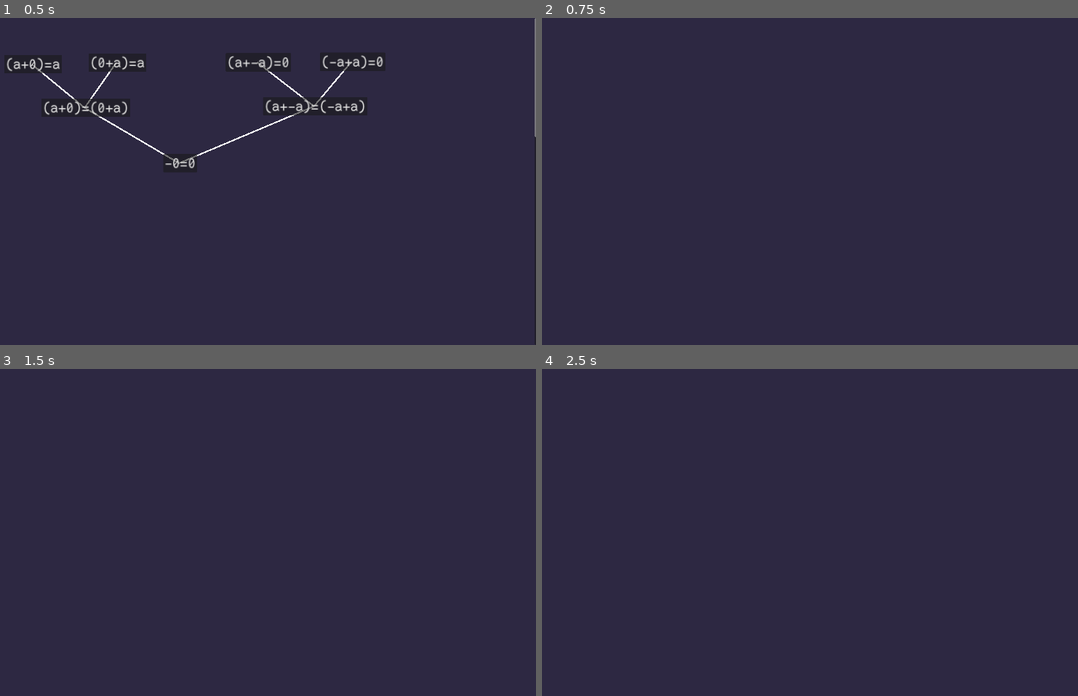
Above: before the commit, frames 1-4 (two rows, left to right).
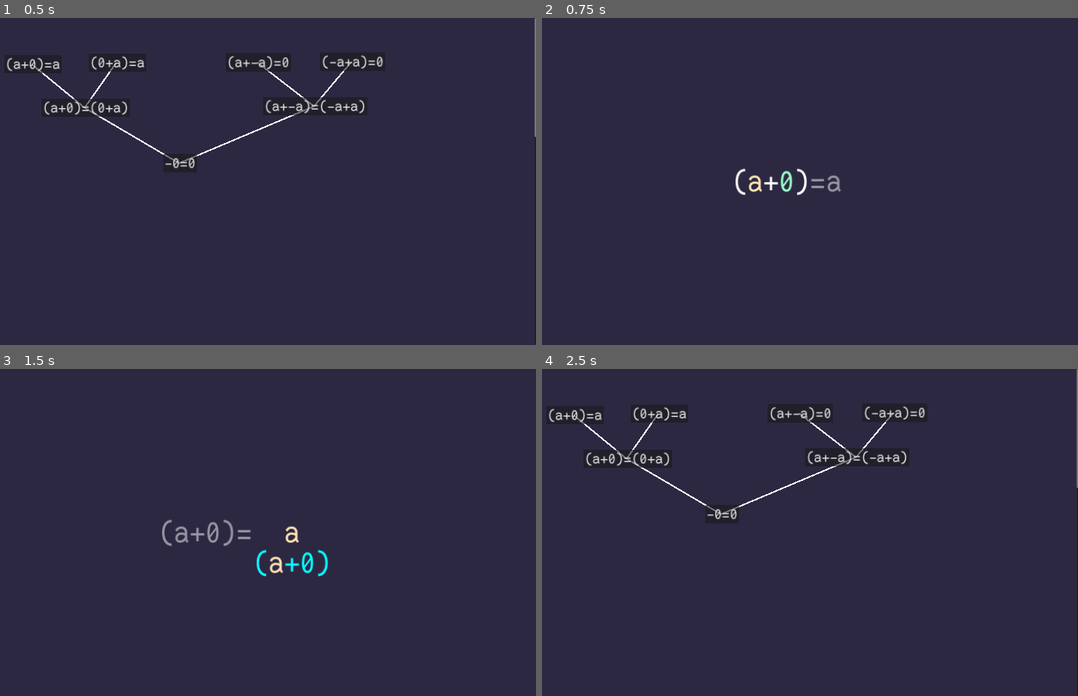
Above: after the commit, the same moments.

Repository: theoahfeldt/emperical-maths
Game: Godot game, scene res://main.tscn
Same seed, same stepped clock (60 frames per second), same inputs: the game is played once before the commit and once after it.
Inputs:
- Up to frame 1 (0.5 s): no input
- Up to frame 2 (0.75 s): click "(a+0)=a" at 0.5 s
- Up to frame 3 (1.5 s): tap Enter (expression_confirm) at 1.25 s; hold Right (expression_right) from 1.28 s (still down); tap Space (expression_select) at 1.35 s
- Up to frame 4 (2.5 s): tap Enter (expression_confirm) at 2, 2.1 s; release Right (expression_right) at 2.03 s; hold Down (expression_down) from 2.03 s (still down); tap Space (expression_select) at 2.3 s

Frame 1 is identical in both runs. In frame 2, 0.5% of the frame differs, in the area x 36-56%, y 46-55%; in frame 3, 0.8%; in frame 4, 1.5%, in the area x 1-100%, y 0-46%.
Error before the commit: Invalid call. Nonexistent function 'create_level' in base 'Nil'. (res://main.gd:22)

Commit message:
Create levels directly from level buttons

Diff:
--- a/game/algebra/logic/rules/algebraic_rule.gd
+++ b/game/algebra/logic/rules/algebraic_rule.gd
@@ -5,11 +5,18 @@
 var _after: AlgebraicExpression
 
 
+static func create(
+		before: AlgebraicExpression, after: AlgebraicExpression
+		) -> AlgebraicRule:
+	var new := AlgebraicRule.new()
+	new._before = before
+	new._after = after
+	return new
+
+
 static func parse(before: String, after: String) -> AlgebraicRule:
-	var new := AlgebraicRule.new()
-	new._before = AlgebraicParser.parse_expression(before)
-	new._after = AlgebraicParser.parse_expression(after)
-	return new
+	return AlgebraicRule.create(AlgebraicParser.parse_expression(before),
+			AlgebraicParser.parse_expression(after))
 
 
 func apply(expression: AlgebraicExpression) -> ApplicationResult:
--- a/game/levels/assertion.gd
+++ /dev/null
@@ -1,14 +0,0 @@
-class_name Assertion
-extends Resource
-
-
-@export var equality: String
-
-
-func get_rules() -> Array[AlgebraicRule]:
-	push_error("Not implemented")
-	return []
-
-
-func create_level() -> Level:
-	return Level.create(AlgebraicParser.parse_equality(equality), get_rules())
--- a/game/levels/axiom.gd
+++ /dev/null
@@ -1,10 +0,0 @@
-class_name Axiom
-extends Assertion
-
-
-func get_rules() -> Array[AlgebraicRule]:
-	var expressions := equality.split("=")
-	return [
-		AlgebraicRule.parse(expressions[0], expressions[1]),
-		AlgebraicRule.parse(expressions[1], expressions[0]),
-	]
--- a/game/levels/consequence.gd
+++ /dev/null
@@ -1,12 +0,0 @@
-class_name Consequence
-extends Assertion
-
-
-@export var premises: Array[Assertion]
-
-
-func get_rules() -> Array[AlgebraicRule]:
-	var rules: Array[AlgebraicRule] = []
-	for premise in premises:
-		rules += premise.get_rules()
-	return rules
--- a/game/levels/levels/sum_identity.tres
+++ /dev/null
@@ -1,10 +0,0 @@
-[gd_resource type="Resource" script_class="Consequence" load_steps=4 format=3 uid="uid://cfp388qakl1cv"]
-
-[ext_resource type="Script" path="res://levels/consequence.gd" id="1_v27nu"]
-[ext_resource type="Resource" uid="uid://dx7c2q6hc1q3l" path="res://levels/levels/sum_identity_right.tres" id="1_v42hq"]
-[ext_resource type="Resource" uid="uid://cjx86ya2txv31" path="res://levels/levels/sum_identity_left.tres" id="2_im4ct"]
-
-[resource]
-script = ExtResource("1_v27nu")
-premises = Array[Resource("res://levels/assertion.gd")]([ExtResource("1_v42hq"), ExtResource("2_im4ct")])
-equality = "(a+0)=(0+a)"
--- a/game/levels/levels/sum_identity_left.tres
+++ /dev/null
@@ -1,11 +0,0 @@
-[gd_resource type="Resource" script_class="Axiom" load_steps=5 format=3 uid="uid://cjx86ya2txv31"]
-
-[ext_resource type="Script" path="res://algebra/logic/old_rules/identity.gd" id="1_mond2"]
-[ext_resource type="Script" path="res://algebra/logic/old_rules/sum/identity_left_forward.gd" id="2_b7ei8"]
-[ext_resource type="Script" path="res://algebra/logic/old_rules/sum/identity_left_backward.gd" id="3_7jt34"]
-[ext_resource type="Script" path="res://levels/axiom.gd" id="4_b3pew"]
-
-[resource]
-script = ExtResource("4_b3pew")
-rules = Array[Script]([ExtResource("1_mond2"), ExtResource("2_b7ei8"), ExtResource("3_7jt34")])
-equality = "(0+a)=a"
--- a/game/levels/levels/sum_identity_right.tres
+++ /dev/null
@@ -1,11 +0,0 @@
-[gd_resource type="Resource" script_class="Axiom" load_steps=5 format=3 uid="uid://dx7c2q6hc1q3l"]
-
-[ext_resource type="Script" path="res://algebra/logic/old_rules/identity.gd" id="1_ktrs1"]
-[ext_resource type="Script" path="res://algebra/logic/old_rules/sum/identity_right_forward.gd" id="2_6mg0w"]
-[ext_resource type="Script" path="res://algebra/logic/old_rules/sum/identity_right_backward.gd" id="3_euayl"]
-[ext_resource type="Script" path="res://levels/axiom.gd" id="4_tgau2"]
-
-[resource]
-script = ExtResource("4_tgau2")
-rules = Array[Script]([ExtResource("1_ktrs1"), ExtResource("2_6mg0w"), ExtResource("3_euayl")])
-equality = "(a+0)=a"
--- a/game/levels/levels/sum_inverse.tres
+++ /dev/null
@@ -1,10 +0,0 @@
-[gd_resource type="Resource" script_class="Consequence" load_steps=4 format=3 uid="uid://djxjvjdl3tak7"]
-
-[ext_resource type="Resource" uid="uid://cpkghs136becf" path="res://levels/levels/sum_inverse_right.tres" id="1_507ui"]
-[ext_resource type="Resource" uid="uid://bjmk63x60saw7" path="res://levels/levels/sum_inverse_left.tres" id="2_blrev"]
-[ext_resource type="Script" path="res://levels/consequence.gd" id="3_u8tv4"]
-
-[resource]
-script = ExtResource("3_u8tv4")
-premises = Array[Resource("res://levels/assertion.gd")]([ExtResource("1_507ui"), ExtResource("2_blrev")])
-equality = "(a+-a)=(-a+a)"
--- a/game/levels/levels/sum_inverse_left.tres
+++ /dev/null
@@ -1,11 +0,0 @@
-[gd_resource type="Resource" script_class="Axiom" load_steps=5 format=3 uid="uid://bjmk63x60saw7"]
-
-[ext_resource type="Script" path="res://algebra/logic/old_rules/identity.gd" id="1_tgthl"]
-[ext_resource type="Script" path="res://algebra/logic/old_rules/sum/inverse_left_forward.gd" id="2_1qrwf"]
-[ext_resource type="Script" path="res://algebra/logic/old_rules/sum/inverse_left_backward.gd" id="3_5q8le"]
-[ext_resource type="Script" path="res://levels/axiom.gd" id="4_oirnw"]
-
-[resource]
-script = ExtResource("4_oirnw")
-rules = Array[Script]([ExtResource("1_tgthl"), ExtResource("2_1qrwf"), ExtResource("3_5q8le")])
-equality = "(-a+a)=0"
--- a/game/levels/levels/sum_inverse_right.tres
+++ /dev/null
@@ -1,11 +0,0 @@
-[gd_resource type="Resource" script_class="Axiom" load_steps=5 format=3 uid="uid://cpkghs136becf"]
-
-[ext_resource type="Script" path="res://algebra/logic/old_rules/identity.gd" id="1_66d65"]
-[ext_resource type="Script" path="res://algebra/logic/old_rules/sum/inverse_right_forward.gd" id="2_3pln4"]
-[ext_resource type="Script" path="res://algebra/logic/old_rules/sum/inverse_right_backward.gd" id="3_xudm7"]
-[ext_resource type="Script" path="res://levels/axiom.gd" id="4_8t0oy"]
-
-[resource]
-script = ExtResource("4_8t0oy")
-rules = Array[Script]([ExtResource("1_66d65"), ExtResource("2_3pln4"), ExtResource("3_xudm7")])
-equality = "(a+-a)=0"
--- a/game/levels/levels/zero_inverse.tres
+++ /dev/null
@@ -1,10 +0,0 @@
-[gd_resource type="Resource" script_class="Consequence" load_steps=4 format=3 uid="uid://cmgxqvjavc4tm"]
-
-[ext_resource type="Resource" uid="uid://cfp388qakl1cv" path="res://levels/levels/sum_identity.tres" id="1_xkotd"]
-[ext_resource type="Resource" uid="uid://djxjvjdl3tak7" path="res://levels/levels/sum_inverse.tres" id="2_rcht5"]
-[ext_resource type="Script" path="res://levels/consequence.gd" id="3_re1iw"]
-
-[resource]
-script = ExtResource("3_re1iw")
-premises = Array[Resource("res://levels/assertion.gd")]([ExtResource("1_xkotd"), ExtResource("2_rcht5")])
-equality = "-0=0"
--- a/game/main.gd
+++ b/game/main.gd
@@ -16,10 +16,10 @@
 	_level_select_menu.selected.connect(_on_level_select_menu_selected)
 
 
-func _on_level_select_menu_selected(assertion: Assertion) -> void:
+func _on_level_select_menu_selected(button: LevelButton) -> void:
 	remove_child(_level_select_menu)
 	_level_select_menu.queue_free()
-	var level = assertion.create_level()
+	var level = button.construct_level()
 	_level_player = LevelPlayer.create(level)
 	add_child(_level_player)
 	_level_player.cleared.connect(_on_level_player_cleared)
--- a/game/ui/level_button.gd
+++ b/game/ui/level_button.gd
@@ -1,20 +1,34 @@
-@tool
 class_name LevelButton
 extends Button
 
 
-@export var assertion: Assertion:
-	set(value):
-		assertion = value
-		if Engine.is_editor_hint() and is_inside_tree():
-			text = value.equality
-			_find_dependencies()
 @export var dependencies: Array[LevelButton]
 
 
-func _find_dependencies() -> void:
-	dependencies = []
-	if assertion is Consequence:
-		for button: LevelButton in get_tree().get_nodes_in_group("level_buttons"):
-			if button.assertion.equality in assertion.premises.map(func(a): return a.equality):
-				dependencies.append(button)
+func construct_level() -> Level:
+	var equality := AlgebraicParser.parse_equality(text)
+	var rules: Array[AlgebraicRule]
+	if dependencies.is_empty():
+		rules = level_rules()
+	else:
+		rules = imported_rules()
+	return Level.create(equality, rules)
+
+
+func level_rules() -> Array[AlgebraicRule]:
+	var equality := AlgebraicParser.parse_equality(text)
+	return [
+		AlgebraicRule.create(equality.left_expression, equality.right_expression),
+		AlgebraicRule.create(equality.right_expression, equality.left_expression),
+	]
+
+
+func imported_rules() -> Array[AlgebraicRule]:
+	var rules: Array[AlgebraicRule] = []
+	for dependency in dependencies:
+		rules += dependency.exported_rules()
+	return rules
+
+
+func exported_rules() -> Array[AlgebraicRule]:
+	return level_rules() + imported_rules()
--- a/game/ui/level_select_menu.gd
+++ b/game/ui/level_select_menu.gd
@@ -3,13 +3,13 @@
 extends ScrollContainer
 
 
-signal selected(assertion: Resource)
+signal selected(button: LevelButton)
 
 
 func _ready() -> void:
 	for button: LevelButton in get_tree().get_nodes_in_group("level_buttons"):
 		button.pressed.connect(
-				func(): _on_level_button_pressed(button.assertion))
+				func(): _on_level_button_pressed(button))
 
 
 func _process(_delta: float) -> void:
@@ -29,5 +29,5 @@
 		draw_line(dependency_center, button_center, Color.WHITE, 5)
 
 
-func _on_level_button_pressed(assertion: Resource) -> void:
-	selected.emit(assertion)
+func _on_level_button_pressed(button: LevelButton) -> void:
+	selected.emit(button)
--- a/game/ui/level_select_menu.tscn
+++ b/game/ui/level_select_menu.tscn
@@ -1,14 +1,7 @@
-[gd_scene load_steps=10 format=3 uid="uid://c2wlu6iasfet8"]
+[gd_scene load_steps=3 format=3 uid="uid://c2wlu6iasfet8"]
 
 [ext_resource type="Script" path="res://ui/level_select_menu.gd" id="1_81e3b"]
 [ext_resource type="PackedScene" uid="uid://c1wy4aqwsvet0" path="res://ui/level_button.tscn" id="2_cbbnw"]
-[ext_resource type="Resource" uid="uid://cjx86ya2txv31" path="res://levels/levels/sum_identity_left.tres" id="3_1e06o"]
-[ext_resource type="Resource" uid="uid://cfp388qakl1cv" path="res://levels/levels/sum_identity.tres" id="3_b86hu"]
-[ext_resource type="Resource" uid="uid://dx7c2q6hc1q3l" path="res://levels/levels/sum_identity_right.tres" id="4_unpbs"]
-[ext_resource type="Resource" uid="uid://cpkghs136becf" path="res://levels/levels/sum_inverse_right.tres" id="6_7gctx"]
-[ext_resource type="Resource" uid="uid://bjmk63x60saw7" path="res://levels/levels/sum_inverse_left.tres" id="7_ifaq4"]
-[ext_resource type="Resource" uid="uid://djxjvjdl3tak7" path="res://levels/levels/sum_inverse.tres" id="8_3w8kc"]
-[ext_resource type="Resource" uid="uid://cmgxqvjavc4tm" path="res://levels/levels/zero_inverse.tres" id="9_ykh5k"]
 
 [node name="LevelSelectMenu" type="ScrollContainer"]
 clip_contents = false
@@ -31,7 +24,6 @@
 offset_right = 307.0
 offset_bottom = 181.0
 text = "(a+0)=a"
-assertion = ExtResource("4_unpbs")
 
 [node name="0+a=a" parent="LevelChart" instance=ExtResource("2_cbbnw")]
 layout_mode = 0
@@ -40,7 +32,6 @@
 offset_right = 586.0
 offset_bottom = 176.0
 text = "(0+a)=a"
-assertion = ExtResource("3_1e06o")
 
 [node name="a+0=0+a" parent="LevelChart" node_paths=PackedStringArray("dependencies") instance=ExtResource("2_cbbnw")]
 show_behind_parent = true
@@ -50,7 +41,6 @@
 offset_right = 482.0
 offset_bottom = 325.0
 text = "(a+0)=(0+a)"
-assertion = ExtResource("3_b86hu")
 dependencies = [NodePath("../a+0=a"), NodePath("../0+a=a")]
 
 [node name="a+-a=0" parent="LevelChart" instance=ExtResource("2_cbbnw")]
@@ -60,7 +50,6 @@
 offset_right = 1064.0
 offset_bottom = 175.0
 text = "(a+-a)=0"
-assertion = ExtResource("6_7gctx")
 
 [node name="-a+a=0" parent="LevelChart" instance=ExtResource("2_cbbnw")]
 layout_mode = 2
@@ -69,7 +58,6 @@
 offset_right = 1375.0
 offset_bottom = 173.0
 text = "(-a+a)=0"
-assertion = ExtResource("7_ifaq4")
 
 [node name="a+-a=-a+a" parent="LevelChart" node_paths=PackedStringArray("dependencies") instance=ExtResource("2_cbbnw")]
 layout_mode = 2
@@ -78,7 +66,6 @@
 offset_right = 1265.0
 offset_bottom = 320.0
 text = "(a+-a)=(-a+a)"
-assertion = ExtResource("8_3w8kc")
 dependencies = [NodePath("../a+-a=0"), NodePath("../-a+a=0")]
 
 [node name="-0=0" parent="LevelChart" node_paths=PackedStringArray("dependencies") instance=ExtResource("2_cbbnw")]
@@ -88,5 +75,4 @@
 offset_right = 806.0
 offset_bottom = 508.0
 text = "-0=0"
-assertion = ExtResource("9_ykh5k")
 dependencies = [NodePath("../a+0=0+a"), NodePath("../a+-a=-a+a")]
Renamed: game/levels/level.gd -> game/ui/level.gd
Not shown, changed: tasks.org
